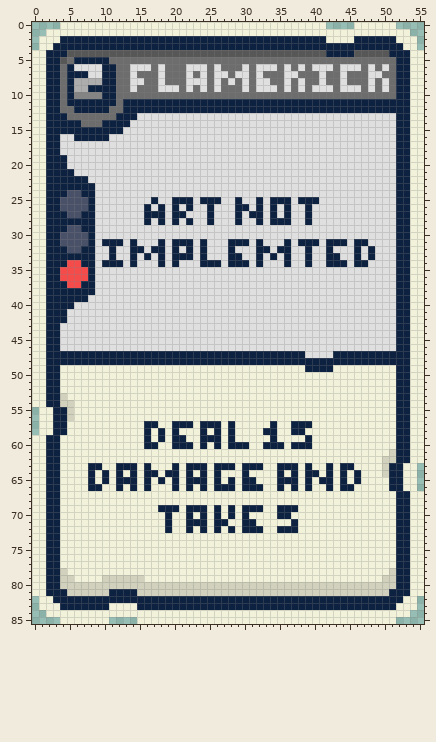
Sprite sheet, stored at Art/Cards/012 Flamekick.png. The picture above is the old version.
The file is 56x86 pixels.
After the commit:
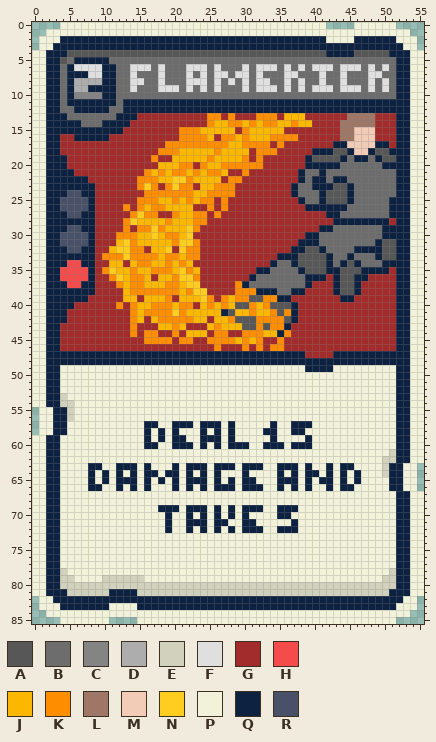
Palette (. is transparent): A #575757  B #6d6d6d  C #848484  D #adadad  E #d1d1bd  F #dfdfdf  G #a22c2c  H #f64b4b  J #fcb800  K #ff8d00  L #9e7767  M #f2ccb7  N #ffcc20  P #f2f2da  Q #0d2140  R #495169
From old to new:
Changed rows in their new state; - is an unchanged pixel.
first column x 4:
13 -----------GGGGGGGGGGKKGKGGGKKKGJJJGGGGGGLLLLGGG
14 ----------GGGGGGGGGGGKJJKKJKJKKJJKJJGGGGLLLLLGGG
15 ---------GGGGGGGGKKKJJJJJGKJJJJJGGGGGGGGLLMMMGGG
16 GG-----GGGGGGGGGGKKKKJGKKJKJJJKKKKGGGGGGLLMMMGGG
17 GGGGGGGGGGGGGGGKKKKKKKKKJJKKKKGKGGGGGGGQQMMMMQQG
18 GGGGGGGGGGGGGGKKKJJJJJKJJJJGKKKGGGGGQQQAAQMMQAAQ
19 -GGGGGGGGGGGGKGGJJJJJKJJJJKGKGGGGGGQAAAAQBQQBQAA
20 -GGGGGGGGGGGGGJJJKKGKJJKKKKKKGGGGGGQQQQQBBBBBBQQ
21 --GGGGGGGGGGKJKJKKJKJKKJGGKGGGGGGGQBBQBBBBBBBBBB
22 ----GGGGGGGKKKJJNNKJJJJGKKGGGGGGGGQBQQBQQBBBBBBB
23 -----GGGGGGKNKGKNKKGJJKKKGGGGGGGGQBBQQQAAQBBBBBB
24 -----GGGGGGGKKKKKKKJJKKKKGGGGGGGGQBBBQAAAQBBBBBB
25 -----GGGGGGKKKJJKJKJKKGKGGGGGGGGGG-BBQAAAQBBBBBQ
26 -----GGGGKGKJKKJJJJGGKGKGGGGGGGGGGG-QQQQQBBBBBBQ
27 -----GGGGGKNKKGGKJJKKGKGGGGGGGGGGGGGGGQQBBBBBBBQ
28 -----GGGGKNJJJJKJJJKKGGGGGGGGGGGGGGGGGGQQQQQQQQG
29 -----GGGGKGKKNKJJJNKGGGGGGGGGGGGGGGGGQQBBBBBBBQQ
30 -----GGGKKKJJNJKKJNGGGGGGGGGGGGGGGGQQBBBBBBBBBQQ
31 -----GGGJNKJJJJJKNNKGGGGGGGGGGGGGG---BBBBBBBBQAA
32 -----GGJNNKKGJJNGNKKGGGGGGGGGGGGGQQAAQBBBB-Q-QAA
33 -----GKKKNKKKKJKKJKKGGGGGGGGGGGQ-QAAAA-BBQBBBQAA
34 -----GGJJGJKKJJKJKJGGGGGGGGGGGQBBQAAAA-B-A-BBBQQ
35 -----GKNJJKJJKKKJNKJGGGGGGGGQQBBBBQAAAQQAAAQQQQG
36 -----GGKNJKKJGJJKNNKGGGGGGGQBBBBBBBQQQGQAAQQGGGG
37 -----GGGKJKKJJJKKJNNGGGGGKQBBBBBBBBQGGGQAAQGGGGG
38 -----GGGGJKKKKKKKJKNNGGGGKKKQQQBBQQGGGGQAAQGGGGG
39 ----GGGGGJJGJJJKGJJJNKGKJKKAAKKQQGGGGGGGQQGGGGGG
40 --GGGGGGKGKJJKKKJKKGJKJKJAAKJKAAAQGGGGGGGGGGGGGG
41 -GGGGGGGGGKJKKKKNKJJJJJQAJJKJJKAKQGGGGGGGGGGGGGG
42 -GGGGGGGGGKJGJKKKKKJJGJJKAAAKKKKAQGGGGGGGGGGGGGG
43 GGGGGGGGGGKGGGJJKJGGGJKJJJAAKAKKQGGGGGGGGGGGGGGG
44 GGGGGGGGGGKGKKGGKGJJJGKKGGKKKJJQKGGGGGGGGGGGGGGG
45 GGGGGGGGGGGGKKKKGKKGGKKKKJKJKGGKGGGGGGGGGGGGGGGG
46 GGGGGGGGGGGGGGGGGGGGGGKGGGKGKGKKGGGGGGGGGGGGGGGG
47 -----------------------------------GGGG---------
Boxes around the changes in both pictures, in picture pixels (x1, y1, x2, y2):
changed: (60, 113, 396, 358)
